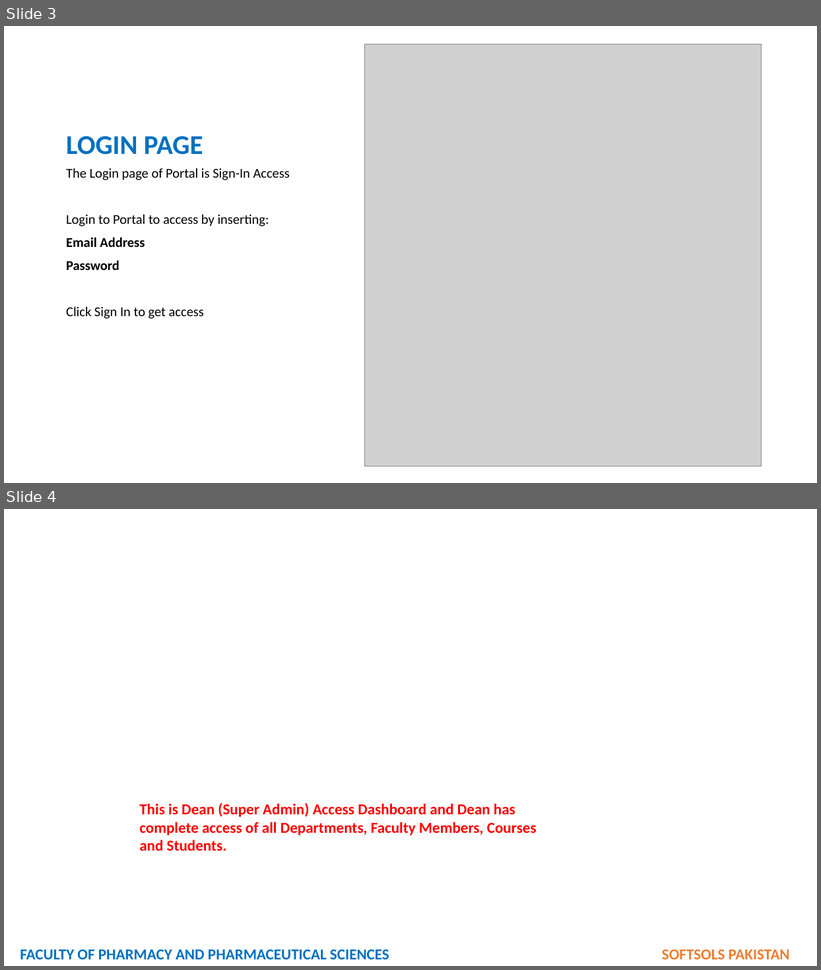
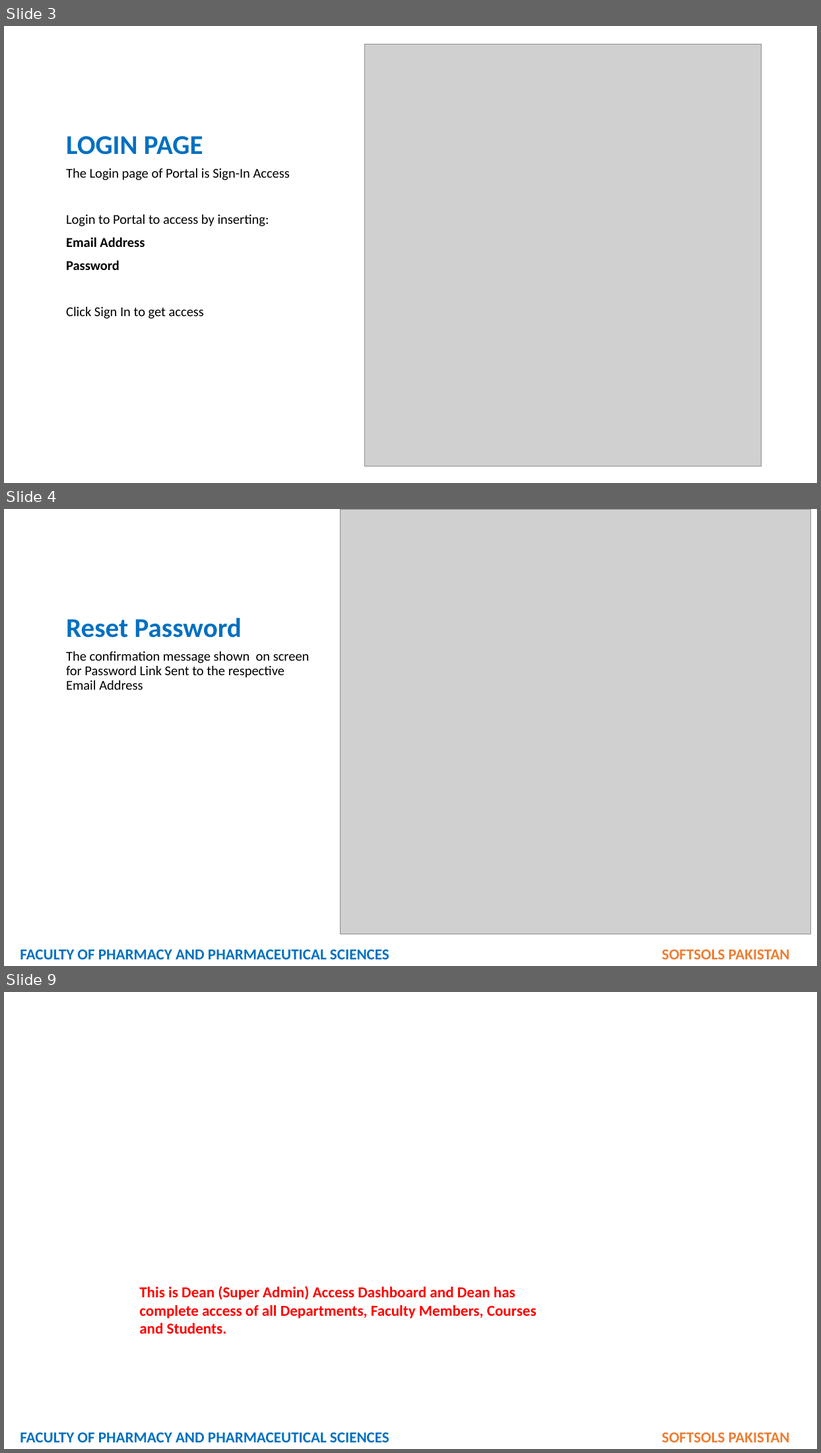
Before and after one commit to softsolspk1/fop, a slide deck: SUPER ADMIN ROLE - DEAN ROLE.pptx. Shown one above the other, each under a label of ours: slides 3 and 4 before the commit, slides 3, 4 and 9 after it; the slides between them are not shown. The pictures are 821x970 and 821x1453 pixels, drawn with LibreOffice and Linux fonts; fonts in the diff are those of the drawing; grey boxes stand for pictures; background and template pictures are left out. Boxes give left, top, right and bottom in pixels: in the first picture for what was removed or moved away, otherwise in the second. Text is boxed around its words. In the diff, an @@ line names an element or a change of style, - is before the commit and + after.

```diff
--- a/SUPER ADMIN ROLE - DEAN ROLE.pptx
+++ b/SUPER ADMIN ROLE - DEAN ROLE.pptx
@@ slide 4 added at (4, 509, 817, 966), background #FFFFFF @@
@@ picture added at (341, 509, 812, 935) @@
@@ title added at (66, 618, 242, 638), 32 pt, text #0070C0, bold @@
+Reset Password
@@ text added at (66, 651, 310, 690), 16 pt, text #000000 @@
+The confirmation message shown on screen for Password Link Sent to the respective Email Address
@@ text added at (20, 950, 790, 960), 18 pt, text #0070C0, bold @@
+FACULTY OF PHARMACY AND PHARMACEUTICAL SCIENCES SOFTSOLS PAKISTAN
@@ what was slide 4 is now slide 9 @@
```
Also in this commit, not shown: 1 slide changed, 8 other slides added, 5 other files.
